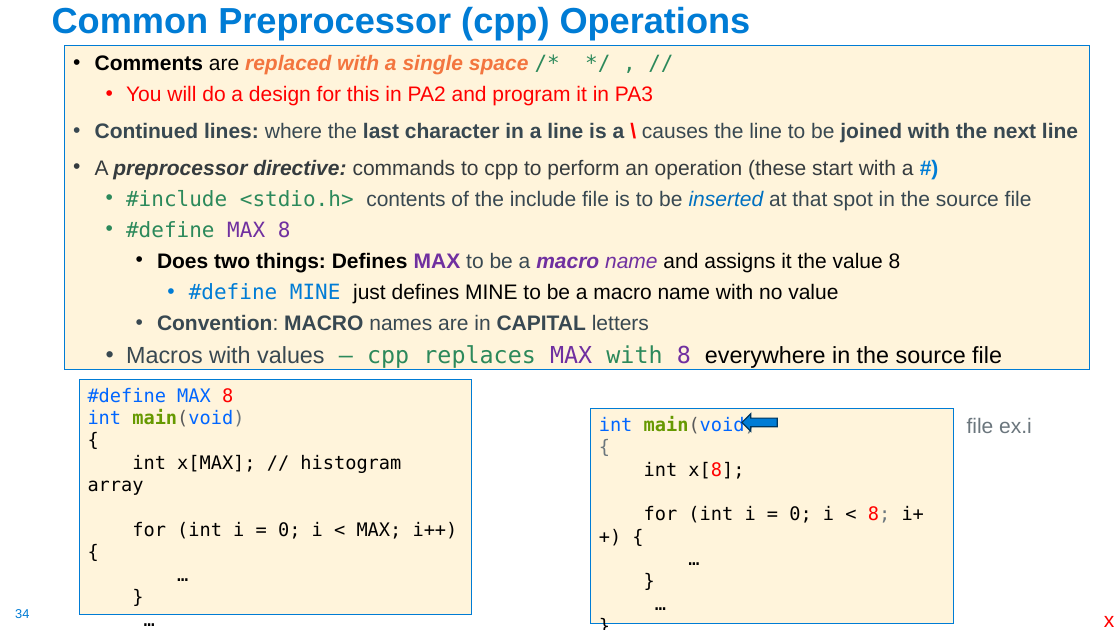
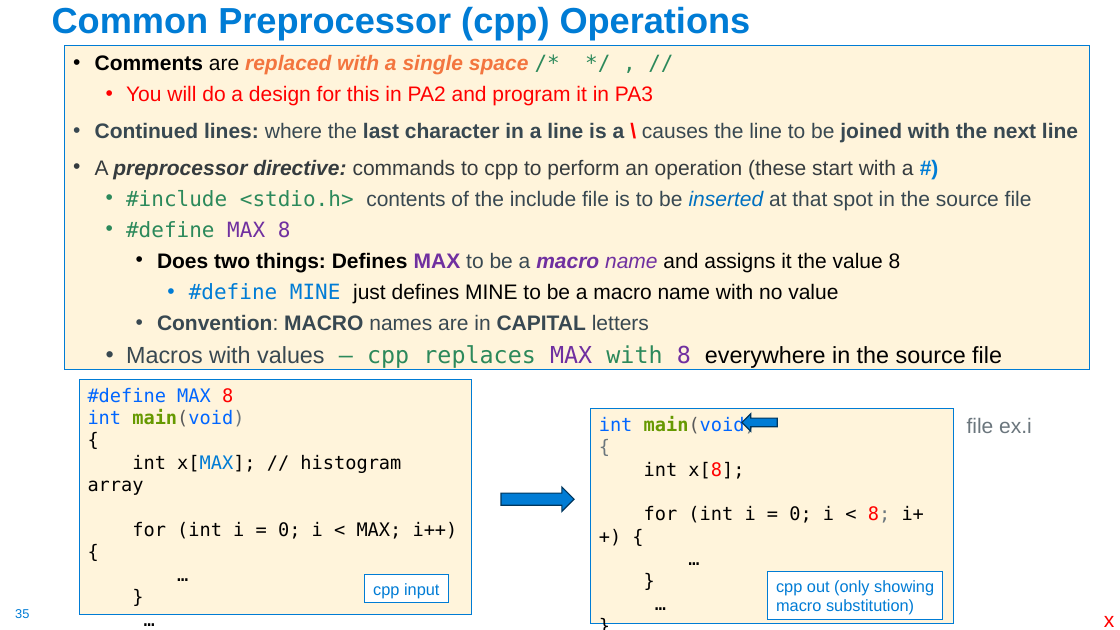
Before and after one commit to cse30-sp24/Muller-Slides, a slide deck: slide 35 of 01-C-Part1.pptx (slide 34 before the commit). Drawn at 1120x630 pixels with LibreOffice and Linux fonts; fonts in the diff are those of the drawing. Boxes give left, top, right and bottom in pixels: in the first picture for what was removed or moved away, otherwise in the second. Text is boxed around its words. In the diff, an @@ line names an element or a change of style, - is before the commit and + after.

```diff
--- a/01-C-Part1.pptx
+++ b/01-C-Part1.pptx
@@ text in rectangle at (x1=88, y1=454, x2=401, y2=495): text colour #000000 to #007CD5 in "x[MAX];" @@
@@ right arrow added at (x1=501, y1=487, x2=574, y2=512), fill #007CD5, outline #00365D 1 pt @@
@@ rectangle added at (x1=365, y1=575, x2=449, y2=603), fill #FFFFFF, outline #007CD5 0.75 pt, 14 pt, text #007CD5 @@
+cpp input
@@ rectangle added at (x1=768, y1=572, x2=943, y2=620), fill #FFFFFF, outline #007CD5 0.75 pt, 14 pt, text #007CD5 @@
+cpp out (only showing macro substitution)
@@ page number at (x1=15, y1=609, x2=29, y2=618): text changed @@
-34
+35
```
Also in this commit, not shown: 20 other slides changed, 1 slide added, 1 other file.
